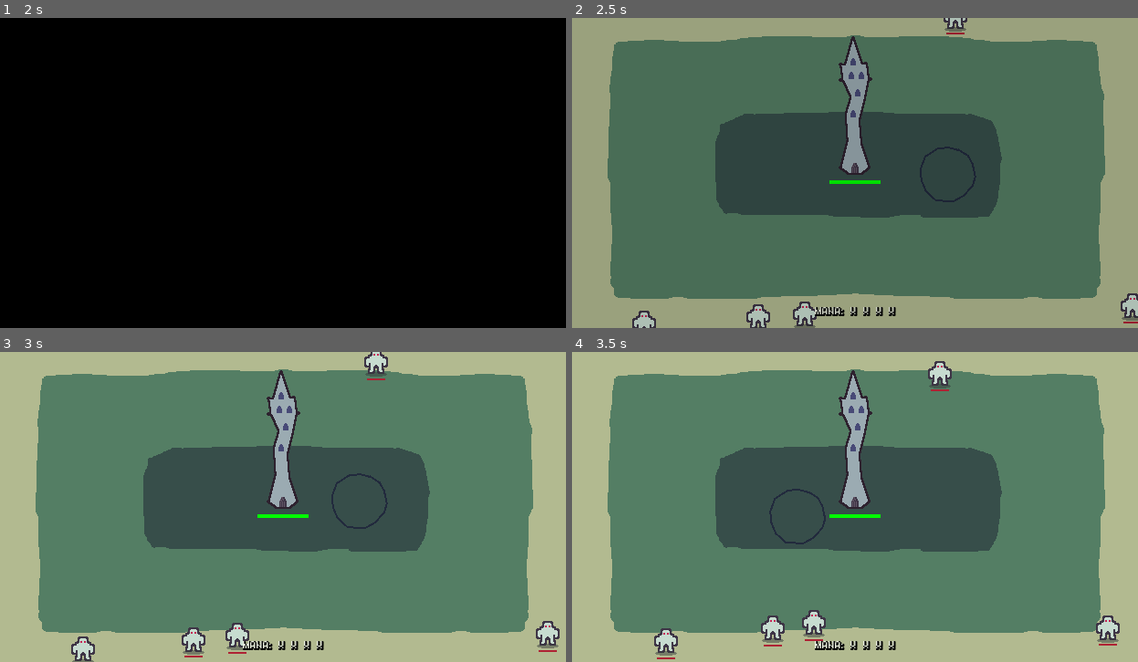
Above: before the commit, frames 1-4 (two rows, left to right).
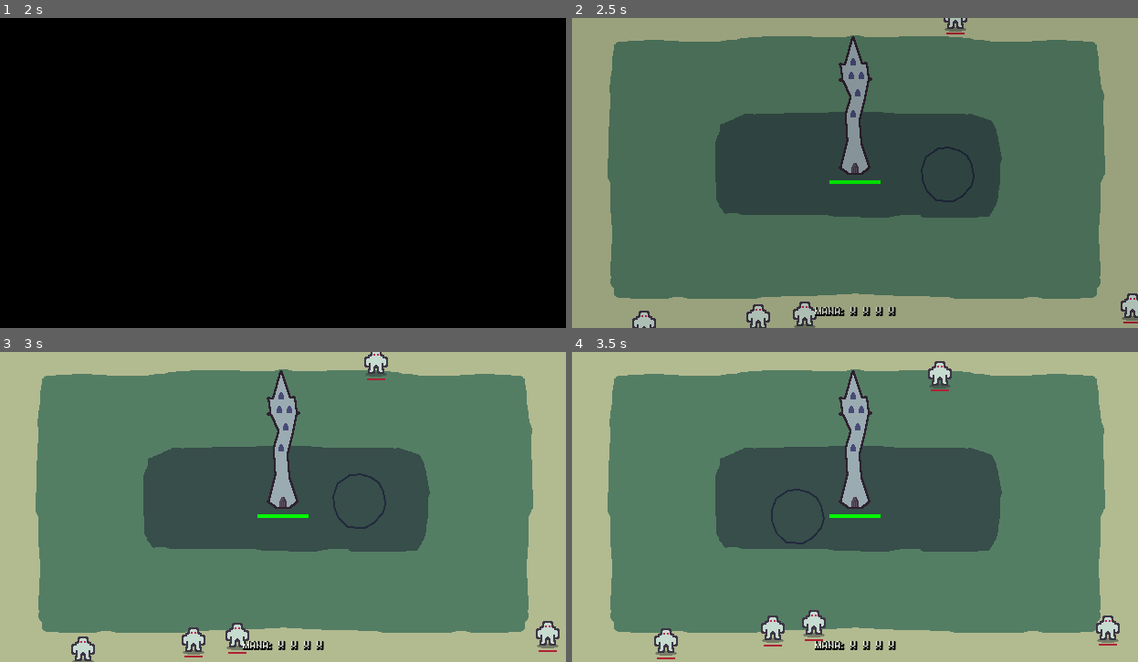
Above: after the commit, the same moments.

Repository: hawkstein/ludum-dare-58-collector
Game: Godot game, scene res://utils/ui/main_menu.tscn
Two runs of this game, one before a commit and one after it. Both use one fixed random seed, a clock stepped at 60 frames per second and the inputs below.
Inputs (mouse positions are in pixels of both pictures, inside the frame that each line leads up to):
- Up to frame 1 (2 s): click "Start" at 0.5 s; click "Start" at 1.25 s
- Up to frame 2 (2.5 s): tap Enter (ui_accept) at 2, 2.27 s; move the mouse to (979, 157) at 2.02 s; click (979, 157) at 2.17 s
- Up to frame 3 (3 s): move the mouse to (169, 522) at 2.77 s; click (169, 522) at 2.92 s
- Up to frame 4 (3.5 s): tap Enter (ui_accept) at 3.02 s

Frame 1 is identical in both runs. In frame 2, 0.1% of the frame differs, in the area x 61-72%, y 42-59%; in frame 3, 0.1%; in frame 4, 0.1%, in the area x 34-45%, y 44-62%.

Commit message:
drop different mana on death

Diff:
--- a/entities/main.gd
+++ b/entities/main.gd
@@ -15,9 +15,13 @@
 @onready var mana_count: Label = %ManaCount
 
 var fire_mana: int = 0;
+var water_mana: int = 0;
+var earth_mana: int = 0;
+var air_mana: int = 0;
 
 func _init() -> void:
-	var frostbolt = UpgradePath.create_frostbolt()
+	#var frostbolt = UpgradePath.create_frostbolt()
+	pass
 
 
 func _ready() -> void:
@@ -55,6 +59,9 @@
 	collector.reset()
 
 	fire_mana = 0
+	water_mana = 0
+	earth_mana = 0
+	air_mana = 0
 	_update_mana_count()
 
 
@@ -134,9 +141,17 @@
 	tween.tween_property(mana_drop, "global_position", cast_position, duration)
 	tween.tween_callback(mana_drop.queue_free)
 
-	fire_mana +=1
+	match mana_drop.mana_type:
+		Mana.Type.FIRE:
+			fire_mana += 1
+		Mana.Type.WATER:
+			water_mana += 1
+		Mana.Type.EARTH:
+			earth_mana += 1
+		Mana.Type.AIR:
+			air_mana += 1
 	_update_mana_count()
 
 
 func _update_mana_count() -> void:
-	mana_count.text = "Mana: {0} {1} {2} {3}".format([str(fire_mana) ,"x", "x", "x"])
+	mana_count.text = "Mana: {0} {1} {2} {3}".format([str(fire_mana) ,str(water_mana), str(earth_mana), str(air_mana)])
--- a/entities/main.tscn
+++ b/entities/main.tscn
@@ -136,6 +136,8 @@
 [node name="Mana" type="Node2D" parent="."]
 
 [node name="Collector" parent="." instance=ExtResource("7_msjn6")]
+position = Vector2(309, 65)
+scale = Vector2(0.9537539, 1)
 
 [connection signal="pressed" from="UI/Layout/MarginContainer/VBoxContainer/ResetButton" to="." method="_on_reset_button_pressed"]
 [connection signal="timeout" from="WaveSpawner/SpawnTimer" to="WaveSpawner" method="_on_spawn_timer_timeout"]
--- a/entities/mana/mana.gd
+++ b/entities/mana/mana.gd
@@ -1,11 +1,32 @@
 class_name Mana
 extends Node2D
+
+enum Type { FIRE, WATER, EARTH, AIR }
+
+const FIRE_MANA = preload("uid://bwuqr77tjk0x1")
+const WATER_MANA = preload("uid://cktgrbu0r6ydd")
+const EARTH_MANA = preload("uid://doq30oumtqswj")
+const AIR_MANA = preload("uid://cocvmk5qpp36i")
+
+static var texture_map:Dictionary[Type,Resource] = {
+	Type.FIRE: FIRE_MANA,
+	Type.WATER: WATER_MANA,
+	Type.EARTH: EARTH_MANA,
+	Type.AIR: AIR_MANA,
+}
 
 signal mana_collected
 
 @onready var area_2d: Area2D = $Area2D
+@onready var sprite_2d: Sprite2D = $Sprite2D
+
 var is_collected:bool = false
 var is_collectible:bool = false
+var mana_type:Type
+
+func _ready() -> void:
+	mana_type = Type.values()[randi() % Type.size()]
+	sprite_2d.texture = texture_map[mana_type]
 
 func _on_area_2d_body_entered(_body: Node2D) -> void:
 	if is_collected or not is_collectible:
Binary file added: entities/mana/air_mana.png
Not shown, added: entities/mana/air_mana.png.import
Binary file added: entities/mana/earth_mana.png
Not shown, added: entities/mana/earth_mana.png.import
Binary file added: entities/mana/water_mana.png
Not shown, added: entities/mana/water_mana.png.import
